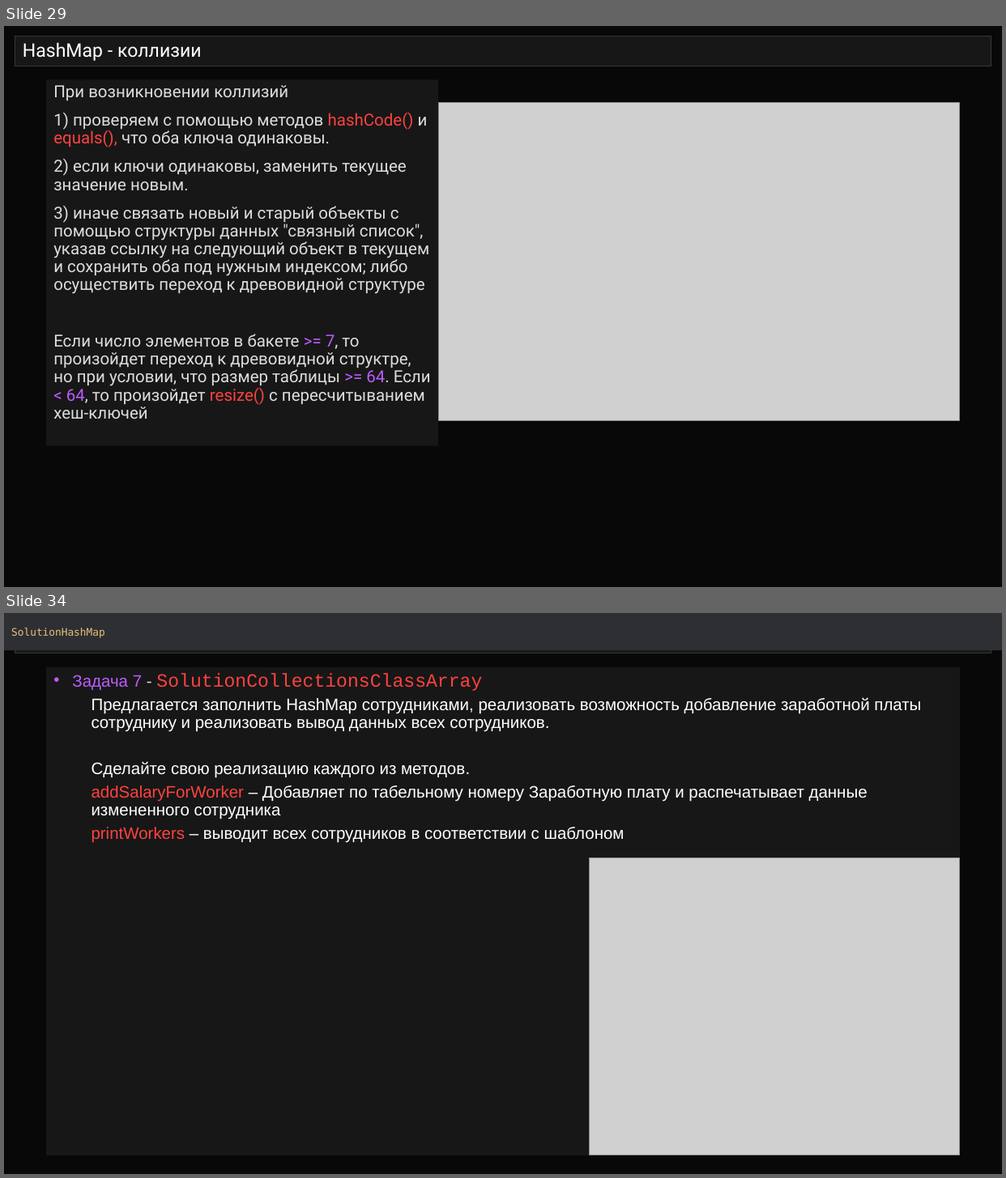
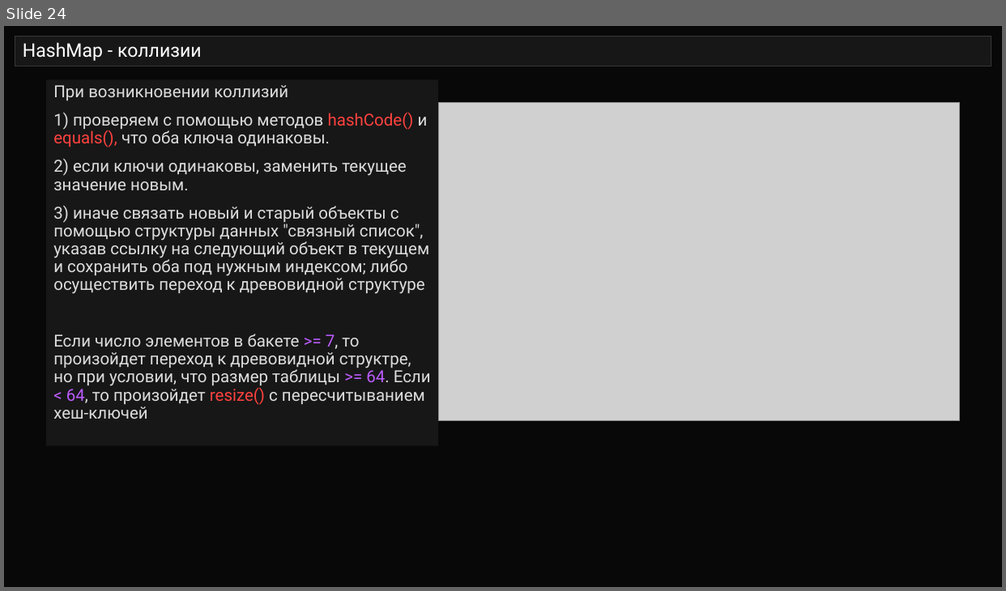
Before and after one commit to semusv/SIB_collect, a slide deck: Коллекции_v4.pptx. Shown one above the other, each under a label of ours: slides 29 and 34 before the commit, slide 24 after it; the slides between them are not shown. The pictures are 1006x1178 and 1006x591 pixels, drawn with LibreOffice and Linux fonts; fonts in the diff are those of the drawing; grey boxes stand for pictures. Boxes give left, top, right and bottom in pixels: in the first picture for what was removed or moved away, otherwise in the second. Text is boxed around its words. In the diff, an @@ line names an element or a change of style, - is before the commit and + after.

```diff
--- a/Коллекции_v4.pptx
+++ b/Коллекции_v4.pptx
@@ slide 34 removed at (4,613,1002,1174), background #080808 @@
@@ rectangle removed at (4,613,1002,650) @@
-SolutionHashMap
@@ title removed at (15,624,991,653) @@
-Задачи ArrayList
@@ text removed at (46,667,959,1156) @@
-• Задача 7 - SolutionCollectionsClassArray
-  Предлагается заполнить HashMap сотрудниками, реализовать возможность добавление заработной платы сотруднику и реализовать вывод данных всех сотрудников.
-  Сделайте cвою реализацию каждого из методов.
-  addSalaryForWorker – Добавляет по табельному номеру Заработную плату и распечатывает данные измененного сотрудника
-  printWorkers – выводит всех сотрудников в соответствии с шаблоном
@@ picture removed at (590,858,960,1156) @@
@@ what was slide 29 is now slide 24 @@
```
Also in this commit, not shown: 3 slides changed, 3 other slides removed, 6 other files.
